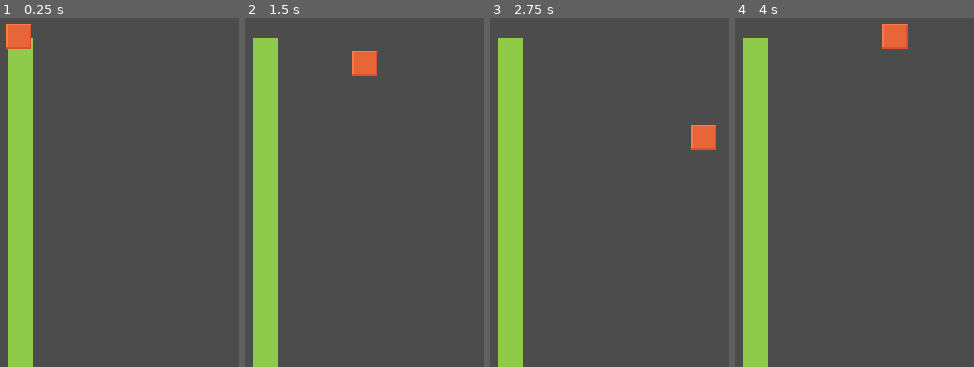
Above: before the commit, frames 1-4 (left to right).
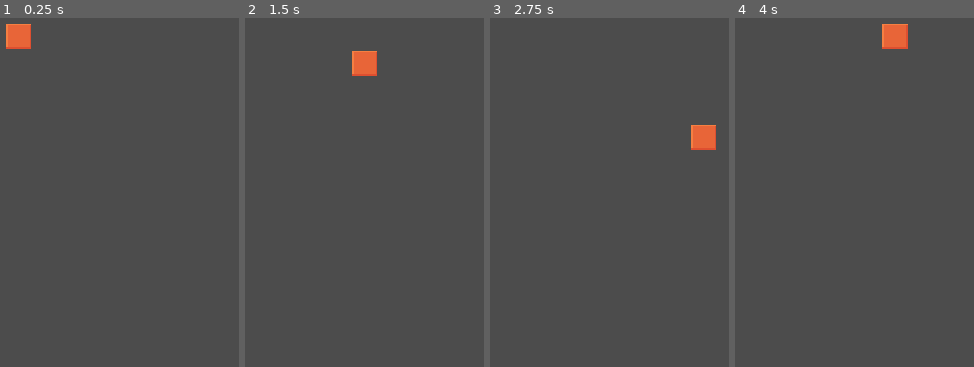
Above: after the commit, the same moments.

Repository: KrzysztofStaron/Foodventure
Game: Godot game, scene res://main.tscn
The game is run twice, just before and just after one commit, with the same random seed, the same clock (stepped at 60 frames per second) and the same inputs.
Inputs:
- Up to frame 1 (0.25 s): no input
- Up to frame 2 (1.5 s): tap Enter at 0.5 s; hold D (move_right) 0.53-1.28 s; hold S (move_down) from 1.28 s (still down)
- Up to frame 3 (2.75 s): release S (move_down) at 2.03 s; hold D (move_right) from 2.03 s (still down)
- Up to frame 4 (4 s): release D (move_right) at 2.78 s; hold W (move_up) 2.78-3.53 s; hold A (move_left) from 3.53 s (still down)

The runs differ from the first frame. In frame 1, 9.6% of the frame differs, in the area x 3-14%, y 5-100%; in frame 2, 9.9%; in frame 3, 9.9%; in frame 4, 9.9%.

Commit message:
grass generation

Diff:
--- /dev/null
+++ b/grass/grass.gd
@@ -0,0 +1,9 @@
+extends TileMap
+
+export var start : Vector2
+export var end : Vector2
+
+func _ready():
+	for x in abs(start.x - end.x):
+		for y in abs(start.x - end.x):
+			set_cell(start.x + x, start.y + y, 0)
--- a/grass/grass.tscn
+++ b/grass/grass.tscn
@@ -1,6 +1,7 @@
-[gd_scene load_steps=3 format=2]
+[gd_scene load_steps=4 format=2]
 
 [ext_resource path="res://grass/grass.png" type="Texture" id=1]
+[ext_resource path="res://grass/grass.gd" type="Script" id=2]
 
 [sub_resource type="TileSet" id=1]
 0/name = "grass 0"
@@ -93,3 +94,4 @@
 tile_set = SubResource( 1 )
 cell_size = Vector2( 16, 16 )
 format = 1
+script = ExtResource( 2 )
--- a/main.tscn
+++ b/main.tscn
@@ -10,4 +10,3 @@
 speed = 85
 
 [node name="grass" parent="." instance=ExtResource( 2 )]
-tile_data = PoolIntArray( 196610, 2, 0, 262146, 2, 0, 327682, 2, 0, 393218, 2, 0, 458754, 2, 0, 524290, 2, 0, 589826, 2, 0, 655362, 2, 0, 720898, 2, 0, 786434, 2, 0, 851970, 2, 0, 917506, 2, 0, 983042, 2, 0 )
